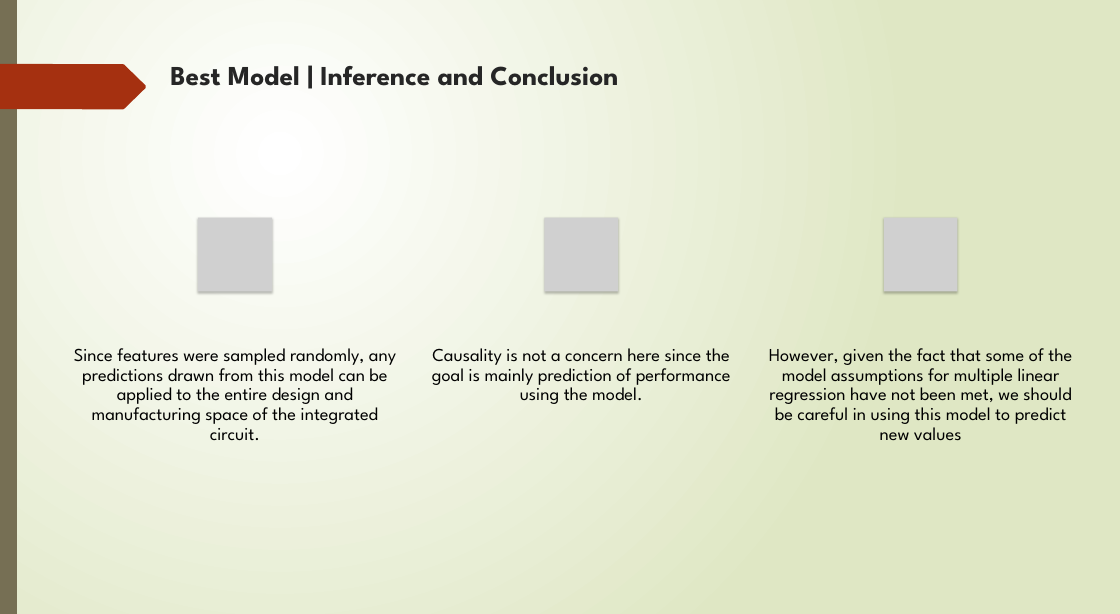
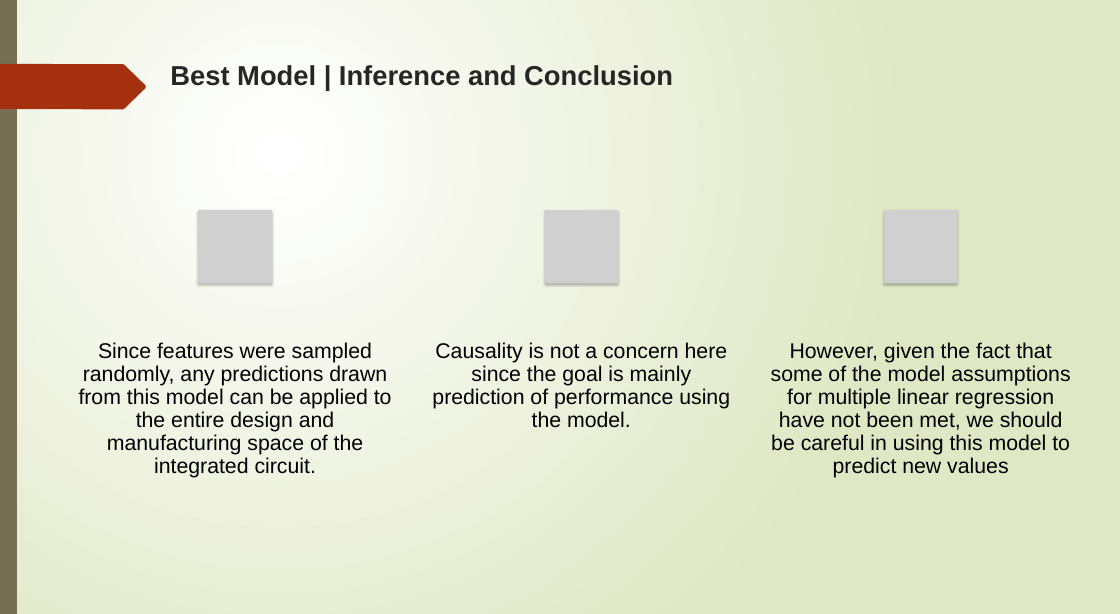
Before and after one commit to ngupta23/DS6372-PredictingPerformanceIntegratedCircuits1, a slide deck: slide 20 of Presentation/MSDS6372_Project1_Presentationv2.pptx. Drawn at 1120x614 pixels with LibreOffice and Linux fonts; fonts in the diff are those of the drawing; grey boxes stand for pictures. Boxes give left, top, right and bottom in pixels: in the first picture for what was removed or moved away, otherwise in the second. Text is boxed around its words. In the diff, an @@ line names an element or a change of style, - is before the commit and + after.

```diff
--- a/Presentation/MSDS6372_Project1_Presentationv2.pptx
+++ b/Presentation/MSDS6372_Project1_Presentationv2.pptx
@@ title "Best Model | Inference and ..." at (x1=170, y1=65, x2=673, y2=86): font League Spartan to Arial @@
@@ 3 pictures moved together from (x1=198, y1=218, x2=957, y2=292) to (x1=198, y1=210, x2=957, y2=283) @@
@@ size 24 to 28 pt, font League Spartan to Arial; more space between paragraphs in 3 elements at (x1=79, y1=342, x2=392, y2=478), (x1=432, y1=342, x2=730, y2=428), (x1=771, y1=342, x2=1070, y2=478) @@
```
Also in this commit, not shown: 12 other slides changed.
